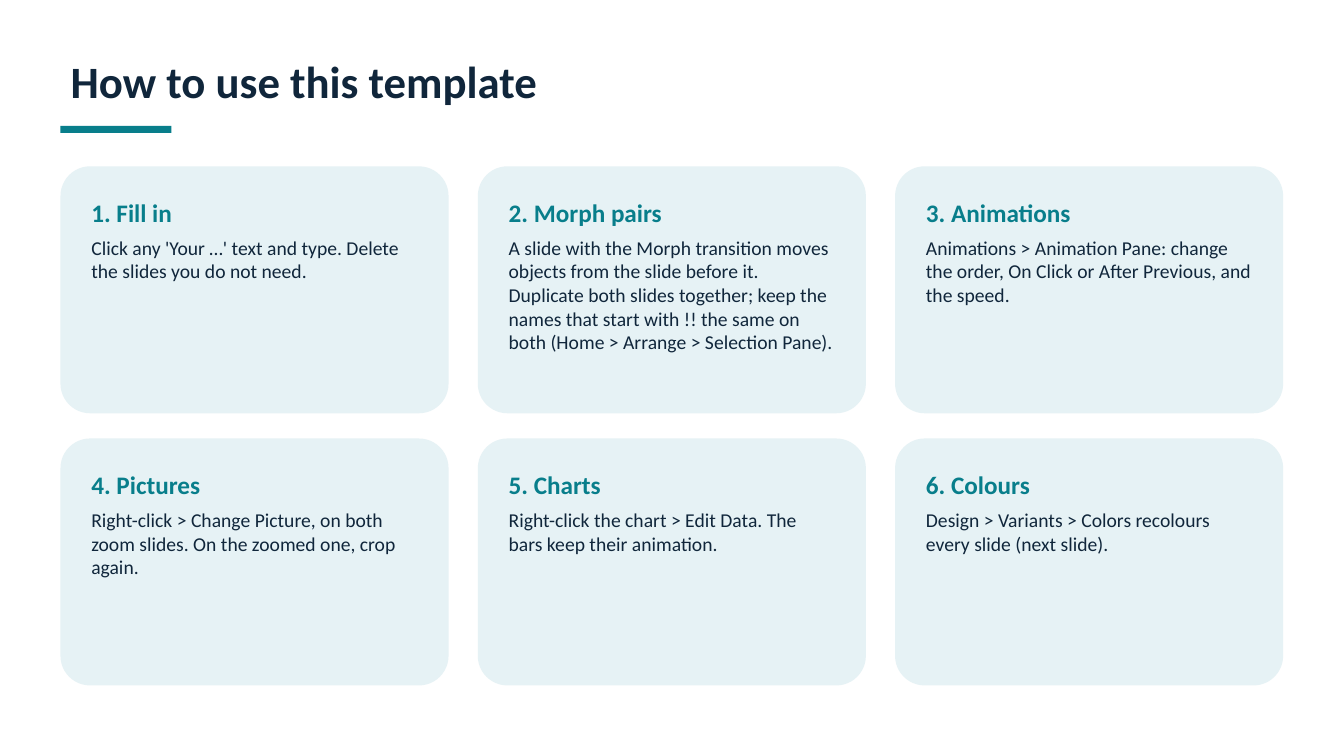
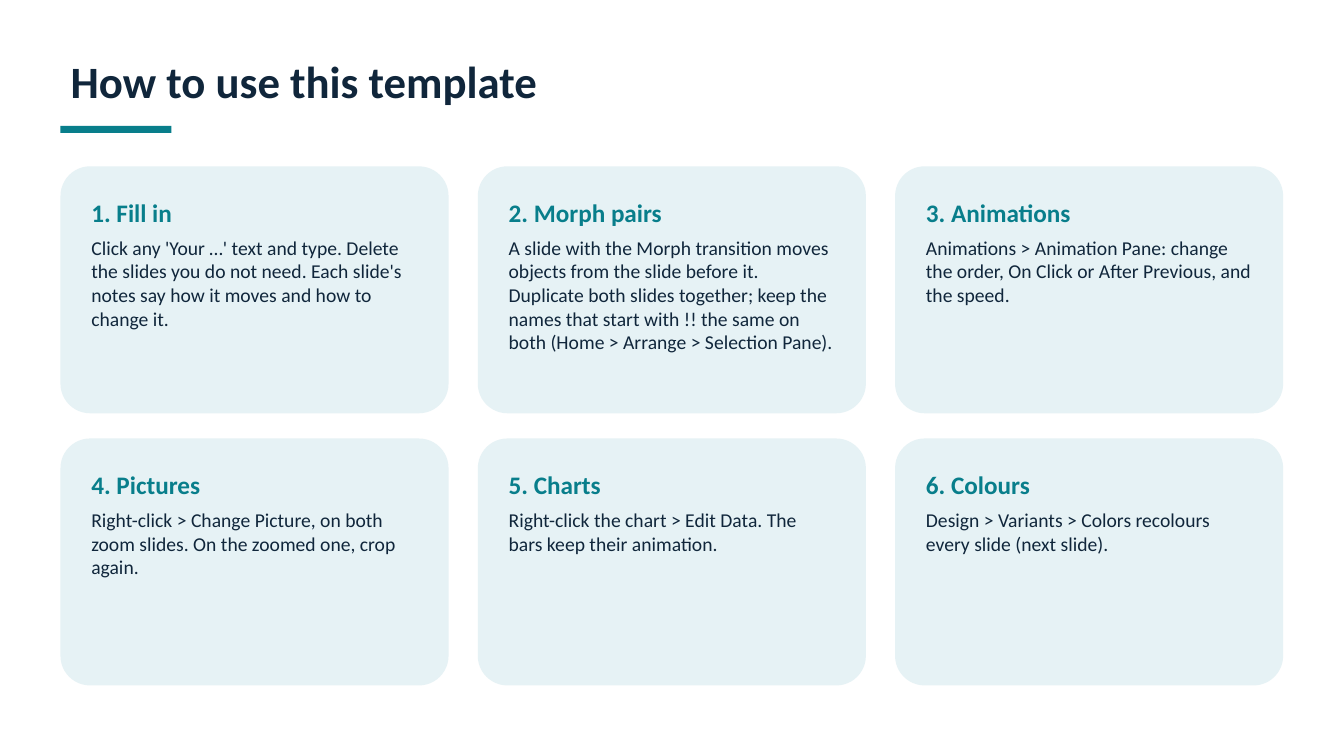
Before and after one commit to matheweng-boop/cross-list, a slide deck: slide 42 of app/web/static/downloads/bizdev-animated-template-ocean.pptx (slide 28 before the commit). Drawn at 1344x756 pixels with LibreOffice and Linux fonts; fonts in the diff are those of the drawing. Boxes give left, top, right and bottom in pixels: in the first picture for what was removed or moved away, otherwise in the second. Text is boxed around its words. In the diff, an @@ line names an element or a change of style, - is before the commit and + after.

```diff
--- a/app/web/static/downloads/bizdev-animated-template-ocean.pptx
+++ b/app/web/static/downloads/bizdev-animated-template-ocean.pptx
@@ text in rounded rectangle at (91, 241, 402, 330): text changed @@
-Click any 'Your …' text and type. Delete the slides you do not need.
+Click any 'Your …' text and type. Delete the slides you do not need. Each slide's notes say how it moves and how to change it.
```
Also in this commit, not shown: 14 slides added, 7 other files.
